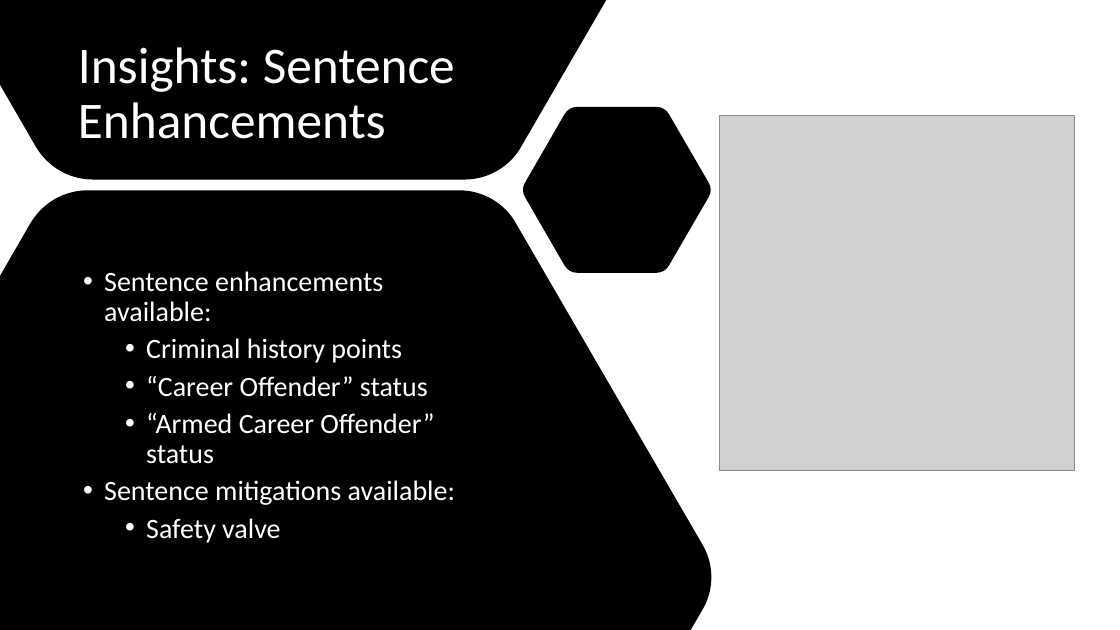
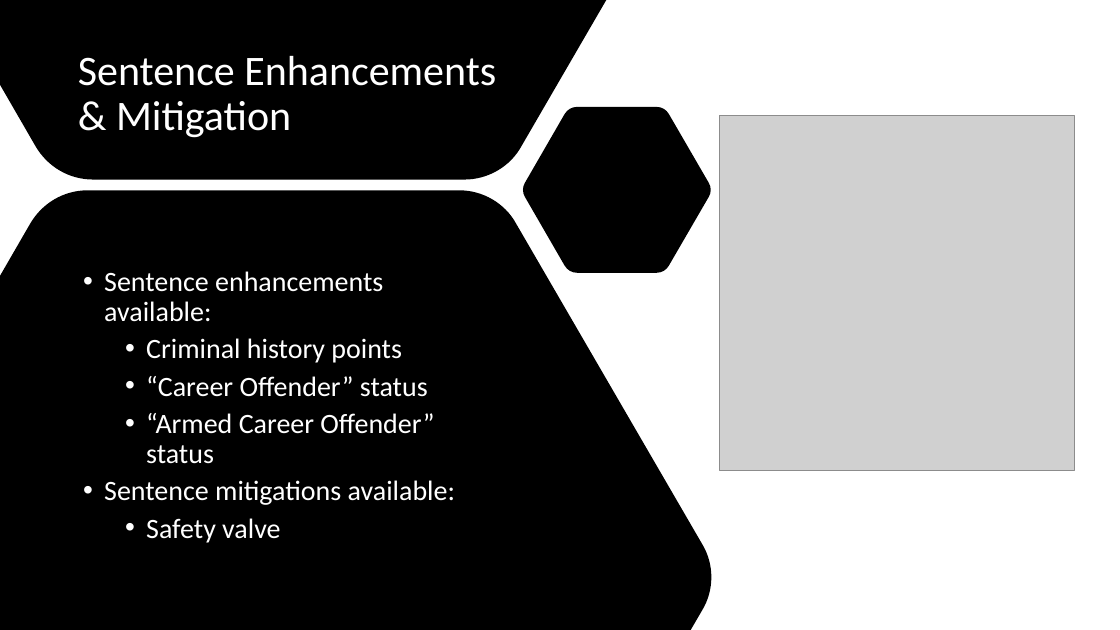
Before and after one commit to jenwhitson/sentencing_project, a slide deck: slide 17 of Presentation.pptx (slide 19 before the commit). Drawn at 1120x630 pixels with LibreOffice and Linux fonts; fonts in the diff are those of the drawing; grey boxes stand for pictures. Boxes give left, top, right and bottom in pixels: in the first picture for what was removed or moved away, otherwise in the second. Text is boxed around its words. In the diff, an @@ line names an element or a change of style, - is before the commit and + after.

```diff
--- a/Presentation.pptx
+++ b/Presentation.pptx
@@ title at [78,56,496,138]: text changed; size 44 to 36 pt @@
-Insights: Sentence Enhancements
+Sentence Enhancements & Mitigation
```
Also in this commit, not shown: 10 other slides changed, 1 slide added, 1 slide removed.
